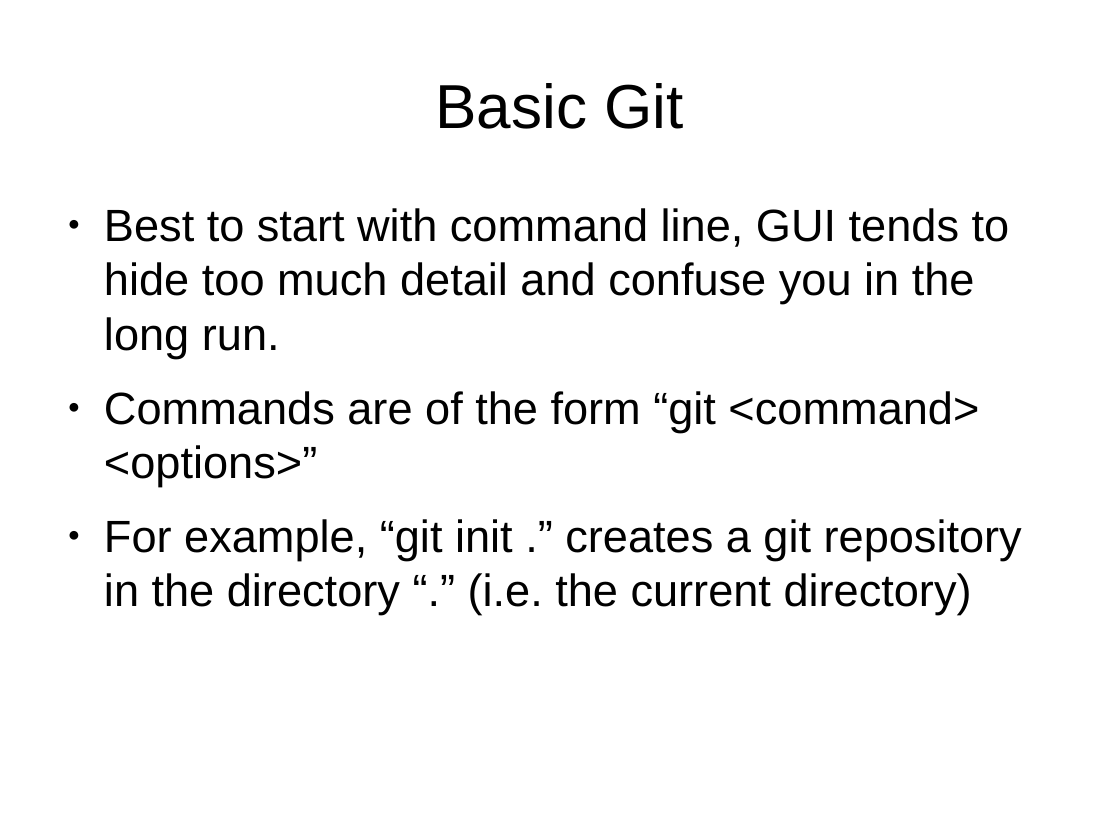
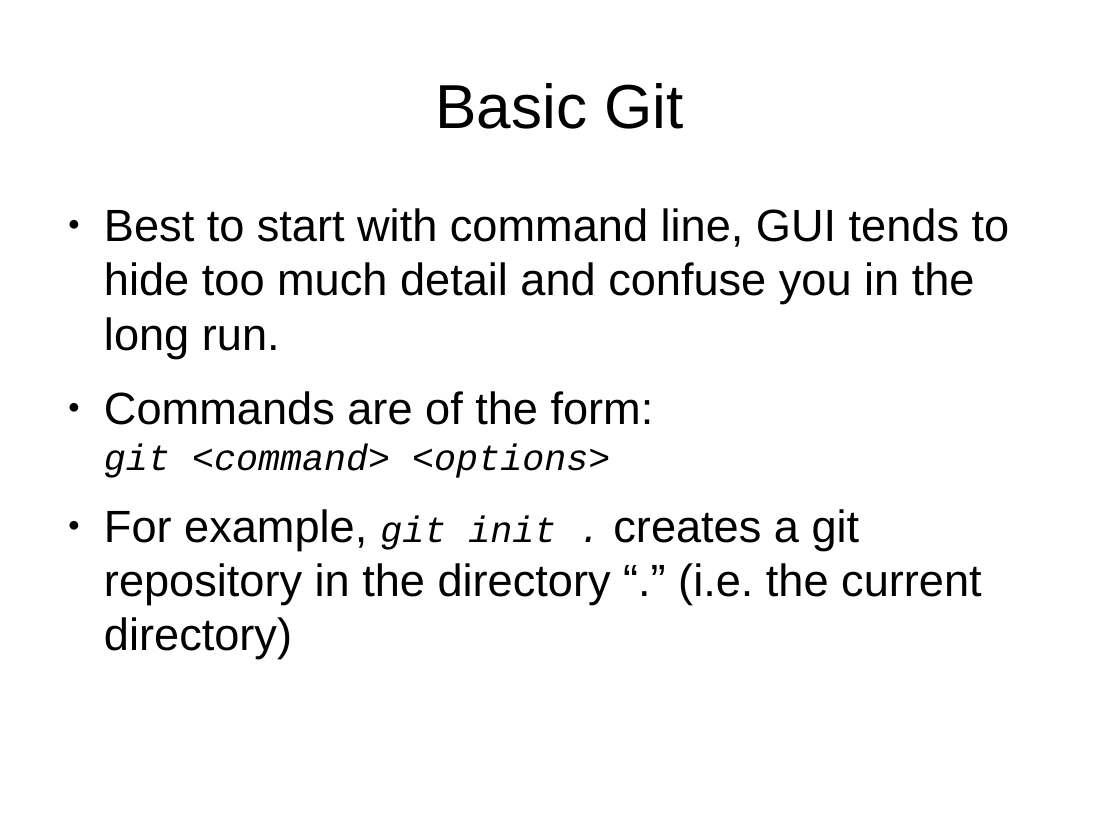
Before and after one commit to zygos/LectureOne, a slide deck: slide 3 of slides.odp. Drawn at 1120x840 pixels with LibreOffice and Linux fonts; fonts in the diff are those of the drawing. Boxes give left, top, right and bottom in pixels: in the first picture for what was removed or moved away, otherwise in the second. Text is boxed around its words. In the diff, an @@ line names an element or a change of style, - is before the commit and + after.

```diff
--- a/slides.odp
+++ b/slides.odp
@@ text at (104,391,981,659): text changed @@
-● Commands are of the form “git <command> <options>”
-● For example, “git init .” creates a git repository in the directory “.” (i.e. the current directory)
+● Commands are of the form:
+  git <command> <options>
+● For example, git init . creates a git repository in the directory “.” (i.e. the current directory)
```
Also in this commit, not shown: 6 other slides changed.
